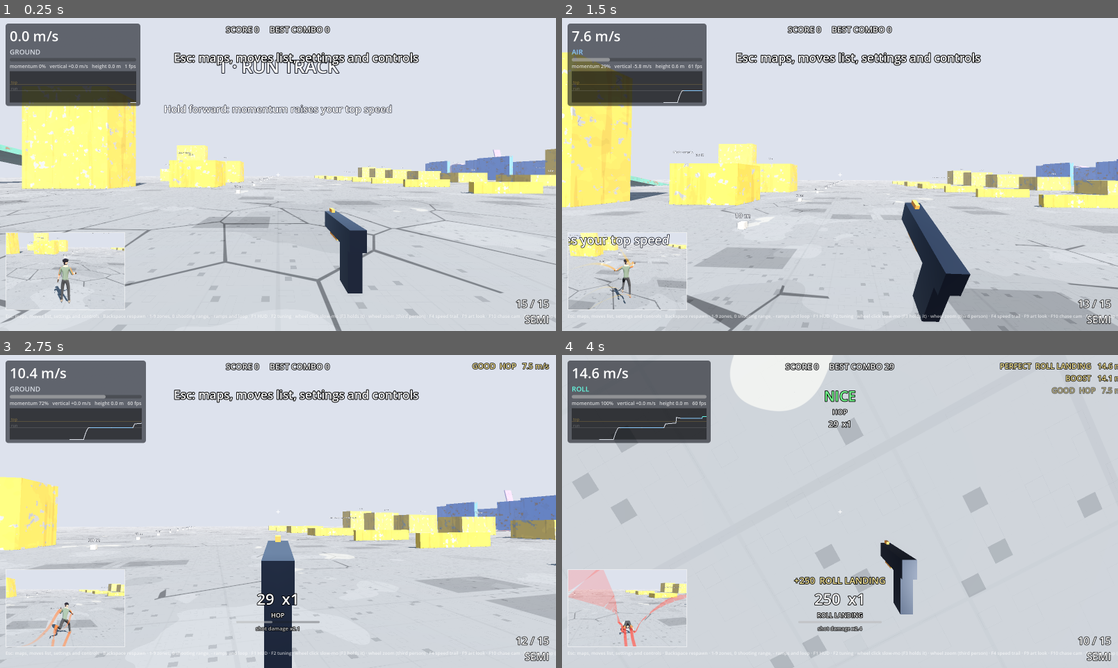
Above: before the commit, frames 1-4 (two rows, left to right).
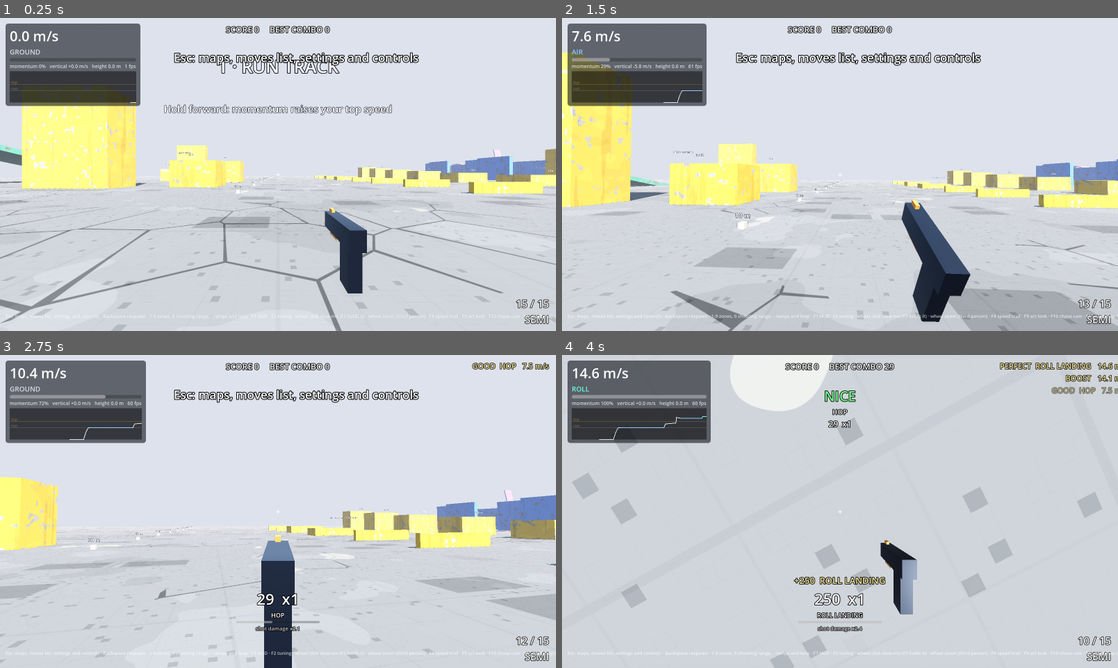
Above: after the commit, the same moments.

Repository: daxtinenichols/trickshot
Game: Godot game, scene res://levels/sandbox.tscn
Same seed, same stepped clock (60 frames per second), same inputs: the game is played once before the commit and once after it.
Inputs (mouse positions are in pixels of both pictures, inside the frame that each line leads up to):
- Up to frame 1 (0.25 s): no input
- Up to frame 2 (1.5 s): tap Enter at 0.5 s; move the mouse to (867, 174) at 0.52 s; hold Right mouse button (aim) 0.53-1.28 s; hold W (move_forward) from 0.53 s (still down); click (867, 174) at 0.67 s; tap Space (jump) at 0.77 s; tap F (kick) at 0.8, 1.35 s; move the mouse to (812, 174) at 1.27 s; click (812, 174) at 1.42 s
- Up to frame 3 (2.75 s): keep holding W (move_forward); tap Space (jump) at 1.52 s; right-click (250, 511) at 1.55 s; move the mouse to (289, 505) at 2.02 s; hold Right mouse button (aim) from 2.03 s (still down); click (289, 505) at 2.17 s; tap F (kick) at 2.3 s
- Up to frame 4 (4 s): keep holding W (move_forward); move the mouse to (834, 517) at 2.77 s; release Right mouse button (aim) at 2.78 s; tap Shift (boost) at 2.85 s; click (834, 517) at 2.92 s; tap Space (jump) at 3.02, 3.77 s; right-click (834, 517) at 3.05 s; move the mouse to (878, 514) at 3.52 s; hold Ctrl (crouch) from 3.53 s (still down); click (878, 514) at 3.67 s; tap F (kick) at 3.8 s

The runs differ from the first frame. In frame 1, 1.7% of the frame differs, in the area x 1-23%, y 68-94%; in frame 2, 1.6%; in frame 3, 1.5%; in frame 4, 1.7%.

Commit message:
Remove the corner camera (it was only for testing)
First person plus the F10 third-person chase camera remain. The runner
body tests now build the body through ArtLook.ensure_body. Also fixes a
'%' in a slow-mo test message that logged a formatting error.

Co-Authored-By: Claude Opus 5.5 (1M context) <noreply@anthropic.com>
Claude-Session: https://claude.ai/code/session_011hg9Kk5Vd2Ayb5Vtmyg1qs

Diff:
--- a/autoload/input_setup.gd
+++ b/autoload/input_setup.gd
@@ -25,7 +25,6 @@
 	"debug_tuning": [KEY_F2],
 	"debug_slowmo": [KEY_F3],
 	"debug_trail": [KEY_F4],
-	"toggle_corner_cam": [KEY_F12],
 	"zone_1": [KEY_1],
 	"zone_2": [KEY_2],
 	"zone_3": [KEY_3],
--- a/levels/sandbox.gd
+++ b/levels/sandbox.gd
@@ -11,7 +11,6 @@
 var menu: PauseMenu
 var combo: ComboTracker
 var combo_hud: ComboHud
-var corner_cam: CornerCam
 
 
 func _ready() -> void:
@@ -27,9 +26,6 @@
 	combo_hud = ComboHud.new()
 	add_child(combo_hud)
 	combo_hud.setup(combo)
-	corner_cam = CornerCam.new()
-	add_child(corner_cam)
-	corner_cam.setup(player)
 	go_to_zone(0)
 	hud.show_toast("Esc: maps, moves list, settings and controls", 4.0)
 
--- a/tests/run_tests.gd
+++ b/tests/run_tests.gd
@@ -13,7 +13,7 @@
 	"res://tests/test_settings.gd",
 	"res://tests/test_combo.gd",
 	"res://tests/test_surfaces.gd",
-	"res://tests/test_corner_cam.gd",
+	"res://tests/test_runner_body.gd",
 	"res://tests/test_art.gd",
 	"res://tests/test_maps.gd",
 	"res://tests/test_slow_motion.gd",
--- a/tests/test_corner_cam.gd
+++ b/tests/test_runner_body.gd
@@ -1,11 +1,11 @@
 extends TestCase
-## The runner body in the corner camera: building, render layers, poses per
-## state, the kick overlay, aiming and the F12 toggle. Presentation only.
+## The runner body (built by the art look): building, render layers, poses
+## per state, the kick overlay and aiming. Presentation only.
 
 const SANDBOX := preload("res://levels/sandbox.tscn")
 
 var _w: TestWorld
-var _cam: CornerCam
+var _rig: RunnerBody
 
 
 func _make() -> Player:
@@ -13,9 +13,7 @@
 	tree.root.add_child(_w)
 	_w.add_floor()
 	var p := _w.spawn_player(Vector3(0, 0.05, 0))
-	_cam = CornerCam.new()
-	_w.add_child(_cam)
-	_cam.setup(p)
+	_rig = ArtLook.ensure_body(p)
 	return p
 
 
@@ -23,7 +21,7 @@
 	if is_instance_valid(_w):
 		_w.queue_free()
 	_w = null
-	_cam = null
+	_rig = null
 	await tree.process_frame
 
 
@@ -36,21 +34,21 @@
 
 
 func _root() -> Basis:
-	return _cam.rig.model.transform.basis
+	return _rig.model.transform.basis
 
 
 func _hips_height() -> float:
-	return _cam.rig.to_local(_cam.rig.bone_world_position("Hips")).y
+	return _rig.to_local(_rig.bone_world_position("Hips")).y
 
 
 func _bone(name: String) -> Quaternion:
-	var sk := _cam.rig.skeleton
+	var sk := _rig.skeleton
 	return sk.get_bone_pose_rotation(sk.find_bone(name))
 
 
 func test_body_builds_and_attaches() -> void:
 	var p := _make()
-	var rig := _cam.rig
+	var rig := _rig
 	check(rig != null and rig.get_parent() == p, "body is a child of the player")
 	check(p.get_node("RunnerBody") == rig, "one body, shared with the art look")
 	await _hold(p, Player.State.GROUND, 10)
@@ -60,17 +58,13 @@
 
 func test_layers_and_cull_masks() -> void:
 	var p := _make()
-	var meshes := _cam.rig.find_children("*", "MeshInstance3D", true, false)
+	var meshes := _rig.find_children("*", "MeshInstance3D", true, false)
 	check(not meshes.is_empty(), "body has meshes")
 	for m: MeshInstance3D in meshes:
 		check(m.layers == RunnerBody.LAYER, "%s on layer 2 only (%d)" % [m.name, m.layers])
 	check(p.camera.cull_mask & RunnerBody.LAYER == 0, "first-person camera skips the body")
 	check(p.camera.cull_mask & Pistol.VIEW_LAYER != 0, "first-person camera still sees the gun")
 	check(p.camera.cull_mask & 1 != 0, "first-person camera still sees the world")
-	check(_cam.camera.cull_mask & RunnerBody.LAYER != 0, "corner camera sees the body")
-	check(_cam.camera.cull_mask & 1 != 0, "corner camera sees the world")
-	check(_cam.camera.cull_mask & Pistol.VIEW_LAYER == 0, "corner camera skips the first-person gun")
-	check(_cam.viewport.world_3d == null and not _cam.viewport.own_world_3d, "corner view shares the main world")
 
 
 func test_roll_turns_body_over() -> void:
@@ -107,7 +101,7 @@
 	# Model space: +Z is the body's front. A backflip tips the head back.
 	check_near(_root().get_rotation_quaternion().get_angle(), 2.0, 0.08, "turned by the air pitch")
 	check(_root().y.z < -0.5, "backflip tips the head backwards (%s)" % _root().y)
-	check(_cam.rig.weight("tuck") > 0.0 or _bone("LeftLowerLeg").get_angle() > 0.5, "tucks while flipping")
+	check(_rig.weight("tuck") > 0.0 or _bone("LeftLowerLeg").get_angle() > 0.5, "tucks while flipping")
 	p._air_pitch = 0.0
 	p._air_roll = 1.0
 	for i in 40:
@@ -171,7 +165,7 @@
 		await tree.process_frame
 		peak = maxf(peak, rest.angle_to(_bone("LeftUpperLeg")))
 	check(peak > 0.8, "leg kicks up (%.2f rad)" % peak)
-	check(_cam.rig.weight("kick") < 0.05, "kick finishes")
+	check(_rig.weight("kick") < 0.05, "kick finishes")
 
 
 func test_aim_raises_gun_arm() -> void:
@@ -181,7 +175,7 @@
 	p.pitch = 0.0
 	for i in 40:
 		await tree.process_frame
-	var rig := _cam.rig
+	var rig := _rig
 	var dir := (rig.bone_world_position("RightHand") - rig.bone_world_position("RightLowerArm")).normalized()
 	check(p.aim_zoom > 0.99, "aimed in")
 	check(dir.dot(p.forward()) > 0.85, "gun arm points along the view when aiming (%s)" % dir)
@@ -197,8 +191,8 @@
 	p.velocity = p.global_basis * Vector3(0, 0, -9)
 	for i in 30:
 		await tree.process_frame
-	check(_cam.rig.global_basis.y.dot(p.global_basis.y) > 0.95, "body up matches the player's up (%s)" % _cam.rig.global_basis.y)
-	check(_cam.rig.weight("run") > 0.8, "runs on the surface")
+	check(_rig.global_basis.y.dot(p.global_basis.y) > 0.95, "body up matches the player's up (%s)" % _rig.global_basis.y)
+	check(_rig.weight("run") > 0.8, "runs on the surface")
 
 
 func test_every_state_poses_without_errors() -> void:
@@ -208,7 +202,7 @@
 	p.lean = 0.7
 	p.velocity = Vector3(0, 2, -9)
 	p._wall_normal = Vector3(1, 0, 0)
-	var sk := _cam.rig.skeleton
+	var sk := _rig.skeleton
 	for s: int in Player.State.values():
 		p.state = s as Player.State
 		p.state_time = 0.1
@@ -223,41 +217,15 @@
 	check(_root().get_rotation_quaternion().is_normalized(), "unknown state is fine")
 
 
-func test_f12_toggles_corner_view() -> void:
-	var p := _make()
-	check(InputMap.has_action("toggle_corner_cam"), "action registered")
-	check(not GameSettings.is_bindable(_f12(), false), "F12 is reserved")
-	check(_cam.is_enabled() and _cam.rig.visible, "on by default")
-	_cam._unhandled_input(_f12())
-	check(not _cam.is_enabled() and not _cam.frame.visible, "F12 hides it")
-	check(not _cam.rig.visible, "body hidden too")
-	check(_cam.viewport.render_target_update_mode == SubViewport.UPDATE_DISABLED, "stops rendering")
-	_cam._unhandled_input(_f12())
-	check(_cam.is_enabled() and _cam.rig.visible, "F12 brings it back")
-	check(p.camera.cull_mask & RunnerBody.LAYER == 0, "first-person still hides the body")
-
-
-func test_chase_camera_follows_behind_and_avoids_walls() -> void:
-	var p := _make()
-	await _hold(p, Player.State.GROUND, 10)
-	var cam := _cam.camera.global_position
-	var local := p.global_basis.inverse() * (cam - p.global_position)
-	check(local.z > 2.5 and local.x > 0.3 and local.y > 1.5, "behind, right and above (%s)" % local)
-	_w.add_box(p.global_position + Vector3(0, 1.5, 1.5), Vector3(6, 4, 0.4))
-	for i in 10:
-		await tree.process_frame
-	var pulled := p.global_basis.inverse() * (_cam.camera.global_position - p.global_position)
-	check(pulled.z < 1.3, "pulled in front of the wall (%s)" % pulled)
-
-
-func test_sandbox_has_corner_cam_and_survives_pause() -> void:
+func test_sandbox_has_the_body_and_survives_pause() -> void:
 	var level: Node3D = SANDBOX.instantiate()
 	tree.root.add_child(level)
 	var player: Player = level.get_node("Player")
 	player.use_device_input = false
 	await tree.process_frame
-	var cc: CornerCam = level.corner_cam
-	check(cc != null and cc.rig != null and cc.rig.get_parent() == player, "sandbox builds the corner cam")
+	# The art look attaches the body in a real game (not headless).
+	ArtLook.attach_to_player(player)
+	check(player.get_node_or_null("RunnerBody") != null, "sandbox has the runner body")
 	check(player.camera.cull_mask & RunnerBody.LAYER == 0, "sandbox first-person view hides the body")
 	level.menu.open(0)
 	for i in 5:
@@ -267,10 +235,3 @@
 	await tree.process_frame
 	level.queue_free()
 	await tree.process_frame
-
-
-func _f12() -> InputEventKey:
-	var k := InputEventKey.new()
-	k.physical_keycode = KEY_F12
-	k.pressed = true
-	return k
--- a/tests/test_slow_motion.gd
+++ b/tests/test_slow_motion.gd
@@ -151,7 +151,7 @@
 		frames += 1
 	tree.physics_frame.disconnect(ticked)
 	var ticks: int = count[0]
-	check_between(ticks, 43, 53, "40% of the ticks (%d in %d frames)" % [ticks, frames])
+	check_between(ticks, 43, 53, "40%% of the ticks (%d in %d frames)" % [ticks, frames])
 	var per_tick := (z0 - p.global_position.z) / maxf(ticks, 1)
 	check_near(per_tick, p.horizontal_speed() / 60.0, 0.02, "each tick still moves 1/60 s worth (%.3f m)" % per_tick)
 	check(full_t < 0.0, "was running")
--- a/ui/corner_cam.gd
+++ /dev/null
@@ -1,151 +0,0 @@
-class_name CornerCam
-extends CanvasLayer
-## Picture-in-picture third-person view in the lower-left corner, so you can
-## watch the body's animations while playing in first person. F12 toggles it.
-##
-## A SubViewport sharing the main world renders a chase camera that sees the
-## RunnerBody (render layer 2) and the level, but not the first-person pistol.
-## The first-person camera is set to skip layer 2 so it never sees the body.
-
-const VIEW_SIZE := Vector2i(340, 220)
-const MARGIN := 16.0
-## Sits above the debug HUD's help line, which runs along the bottom-left.
-const BOTTOM_OFFSET := 60.0
-const BORDER := 2
-
-## Chase offset in the player's frame: right, up, back (from FOLLOW_HEIGHT).
-const OFFSET := Vector3(0.8, 1.2, 3.5)
-const FOLLOW_HEIGHT := 1.0
-const LOOK_HEIGHT := 1.3
-const FOLLOW_RATE := 10.0
-## Teleports (respawn, zone keys) snap instead of gliding across the map.
-const SNAP_DISTANCE := 12.0
-## Stops this far short of a wall the camera ray hits.
-const WALL_PAD := 0.25
-
-var player: Player
-var rig: RunnerBody
-var camera: Camera3D
-var viewport: SubViewport
-var frame: PanelContainer
-
-var _cam_pos := Vector3.ZERO
-var _placed := false
-
-
-func _ready() -> void:
-	layer = 8
-	# Keeps rendering (and F12 keeps working) while the game is paused.
-	process_mode = Node.PROCESS_MODE_ALWAYS
-	frame = PanelContainer.new()
-	frame.set_anchors_preset(Control.PRESET_BOTTOM_LEFT)
-	frame.position = Vector2(MARGIN, -BOTTOM_OFFSET - VIEW_SIZE.y - BORDER * 2)
-	frame.mouse_filter = Control.MOUSE_FILTER_IGNORE
-	var style := StyleBoxFlat.new()
-	style.bg_color = Color(0.05, 0.06, 0.09, 0.6)
-	style.border_color = Color(1, 1, 1, 0.55)
-	style.set_border_width_all(BORDER)
-	style.set_content_margin_all(BORDER)
-	frame.add_theme_stylebox_override("panel", style)
-	add_child(frame)
-
-	var container := SubViewportContainer.new()
-	container.stretch = true
-	container.custom_minimum_size = VIEW_SIZE
-	container.mouse_filter = Control.MOUSE_FILTER_IGNORE
-	frame.add_child(container)
-
-	# No own_world_3d: it renders the same world as the main view.
-	viewport = SubViewport.new()
-	viewport.size = VIEW_SIZE
-	viewport.msaa_3d = Viewport.MSAA_2X
-	viewport.handle_input_locally = false
-	viewport.render_target_update_mode = SubViewport.UPDATE_ALWAYS
-	container.add_child(viewport)
-
-	camera = Camera3D.new()
-	camera.fov = 42.0
-	camera.near = 0.05
-	camera.far = 400.0
-	# Everything except the first-person pistol (the body holds its own).
-	camera.cull_mask = 0xFFFFF & ~Pistol.VIEW_LAYER
-	camera.top_level = true
-	viewport.add_child(camera)
-	camera.current = true
-
-
-## Builds the body on the player and points the chase camera at it.
-func setup(p: Player) -> void:
-	player = p
-	# Shared with the art look's chase camera: one body per player. It also
-	# makes the first-person camera skip the body's layer.
-	if ArtLook != null:
-		rig = ArtLook.ensure_body(p)
-	else:
-		# The art look failed to load (say, the editor hasn't scanned new
-		# files yet): build the body here so the runner still shows.
-		rig = p.get_node_or_null("RunnerBody")
-		if rig == null:
-			rig = RunnerBody.new()
-			rig.name = "RunnerBody"
-			p.add_child(rig)
-			rig.setup(p)
-		p.camera.cull_mask &= ~RunnerBody.LAYER
-	_placed = false
-	_follow(0.0)
-
-
-func is_enabled() -> bool:
-	return frame.visible
-
-
-## Shows or hides the corner view; hidden, it stops rendering and posing.
-func set_enabled(on: bool) -> void:
-	frame.visible = on
-	viewport.render_target_update_mode = SubViewport.UPDATE_ALWAYS if on else SubViewport.UPDATE_DISABLED
-	if rig:
-		rig.visible = on
-		rig.set_process(on)
-
-
-func _unhandled_input(event: InputEvent) -> void:
-	if event.is_action_pressed("toggle_corner_cam"):
-		set_enabled(not is_enabled())
-
-
-func _process(delta: float) -> void:
-	if is_enabled():
-		_follow(delta)
-
-
-func _follow(delta: float) -> void:
-	if player == null or not is_instance_valid(player) or not player.is_inside_tree():
-		return
-	# The player's own basis is its yaw (or, later, a surface-aligned frame),
-	# never the view pitch, so flips show as the body turning, not the camera.
-	var basis := player.global_basis.orthonormalized()
-	var up := basis.y
-	var feet := player.global_position
-	var desired := feet + up * FOLLOW_HEIGHT + basis * OFFSET
-	if not _placed or _cam_pos.distance_to(desired) > SNAP_DISTANCE:
-		_cam_pos = desired
-		_placed = true
-	else:
-		_cam_pos = _cam_pos.lerp(desired, 1.0 - exp(-FOLLOW_RATE * delta))
-	var chest := feet + up * LOOK_HEIGHT
-	var pos := _cam_pos
-	# Pull in when a wall is between the body and the camera.
-	var space := player.get_world_3d().direct_space_state
-	if space:
-		var q := PhysicsRayQueryParameters3D.create(chest, _cam_pos, 1)
-		q.exclude = [player.get_rid()]
-		var hit := space.intersect_ray(q)
-		if not hit.is_empty():
-			var to_cam := _cam_pos - chest
-			var dist := maxf(chest.distance_to(hit.position) - WALL_PAD, 0.3)
-			pos = chest + to_cam.normalized() * minf(dist, to_cam.length())
-	if pos.distance_to(chest) < 0.05:
-		return
-	camera.global_position = pos
-	var look_up := up if absf((chest - pos).normalized().dot(up)) < 0.99 else basis.z
-	camera.look_at(chest, look_up)
--- a/ui/debug_hud.gd
+++ b/ui/debug_hud.gd
@@ -50,7 +50,7 @@
 	&"boost": "BOOST",
 }
 
-const HELP := "Esc: maps, moves list, settings and controls  …(204 unchanged characters)… 1 next map (or pick one in the Esc menu) · F12 corner cam"
+const HELP := "Esc: maps, moves list, settings and controls  …(204 unchanged characters)… 1 next map (or pick one in the Esc menu)"
 
 var player: Player
 
--- a/weapons/pistol.gd
+++ b/weapons/pistol.gd
@@ -18,7 +18,7 @@
 
 const HITBOX_MASK := 1 | 4
 ## Render layer bit for the first-person gun model (layer 3), so other
-## cameras (the corner cam) can leave it out.
+## cameras (the third-person chase cam) can leave it out.
 const VIEW_LAYER := 4
 
 @export var stats: WeaponStats
Renamed: tests/test_corner_cam.gd.uid -> tests/test_runner_body.gd.uid
Not shown, removed: ui/corner_cam.gd.uid
Not shown, changed: README.md
